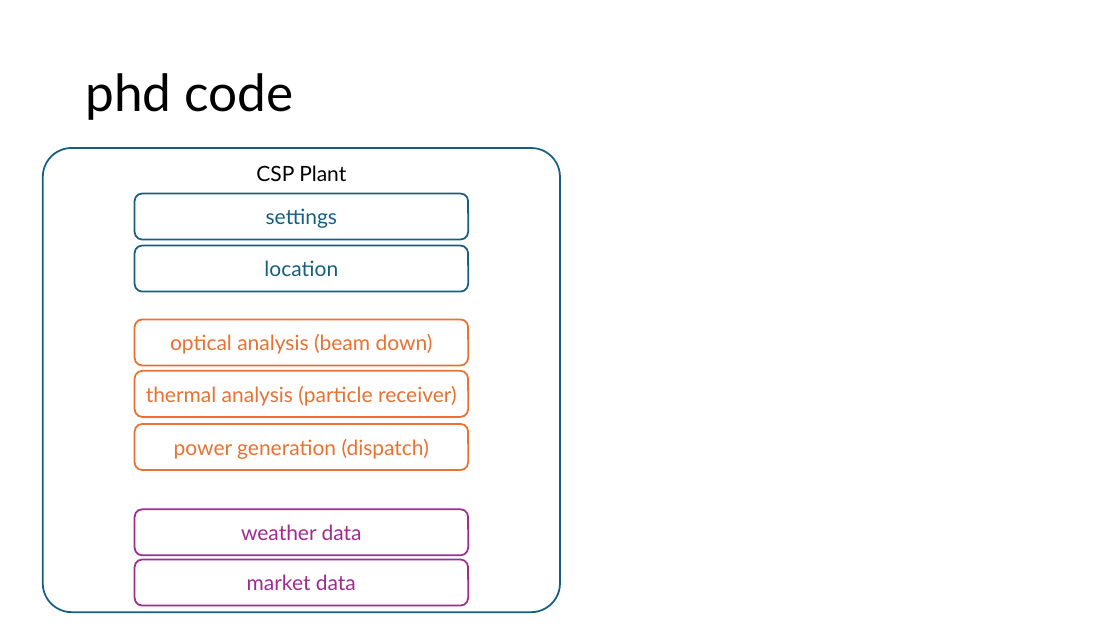
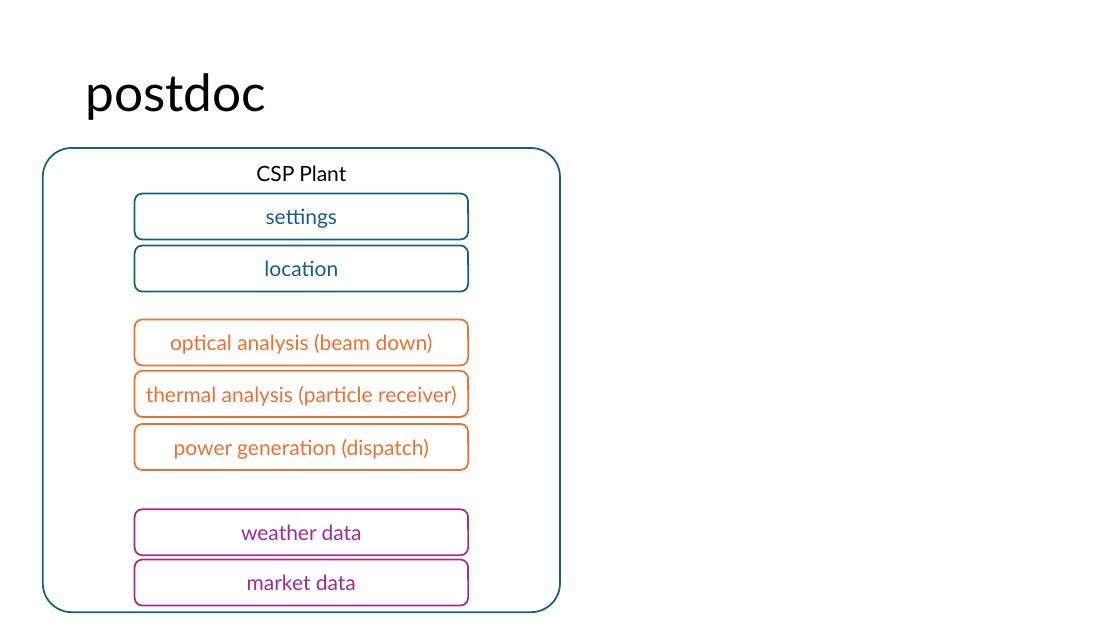
Before and after one commit to DavidSaldivia/antupy, a slide deck: slide 4 of tuts/prezzo/antupy_diagram.pptx (slide 2 before the commit). Drawn at 1120x630 pixels with LibreOffice and Linux fonts; fonts in the diff are those of the drawing. Boxes give left, top, right and bottom in pixels: in the first picture for what was removed or moved away, otherwise in the second. Text is boxed around its words. In the diff, an @@ line names an element or a change of style, - is before the commit and + after.

```diff
--- a/tuts/prezzo/antupy_diagram.pptx
+++ b/tuts/prezzo/antupy_diagram.pptx
@@ title at bbox=[85, 73, 266, 120]: text changed @@
-phd code
+postdoc
```
Also in this commit, not shown: 2 other slides changed, 3 slides added, 1 slide removed, 5 other files.
